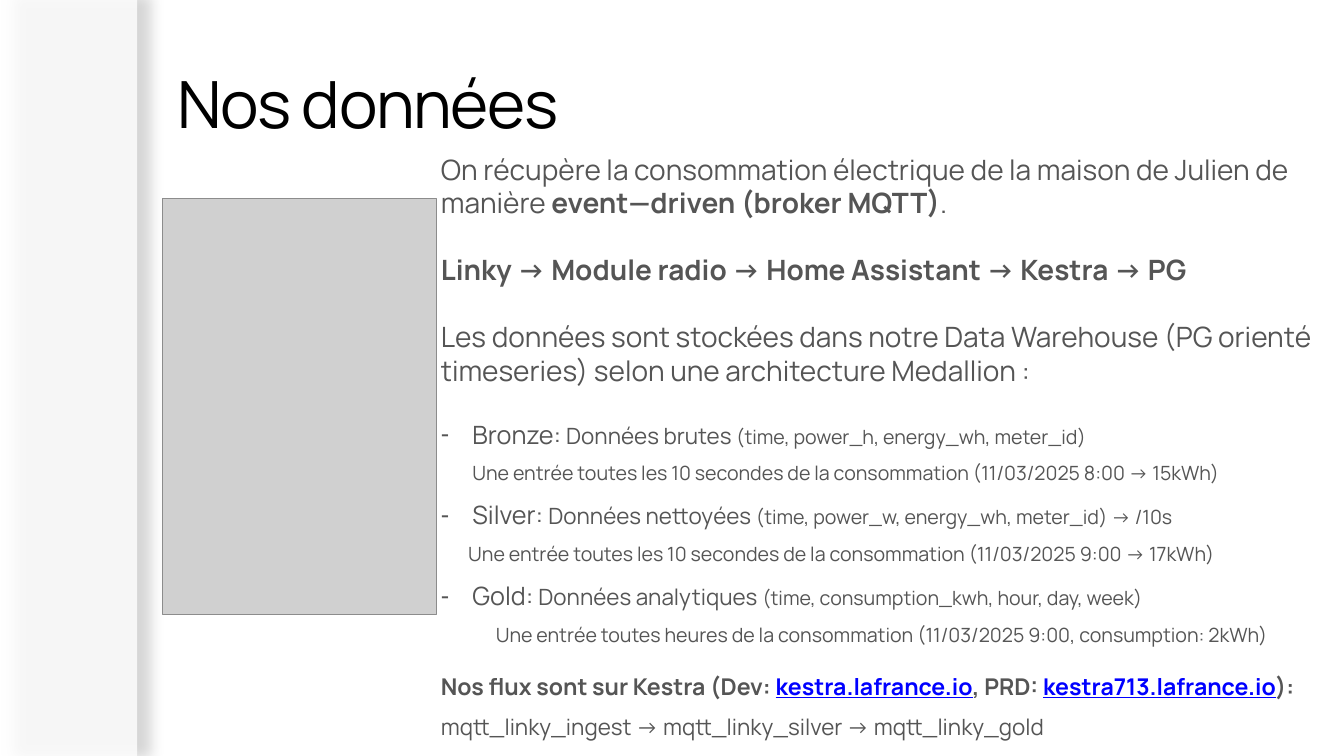
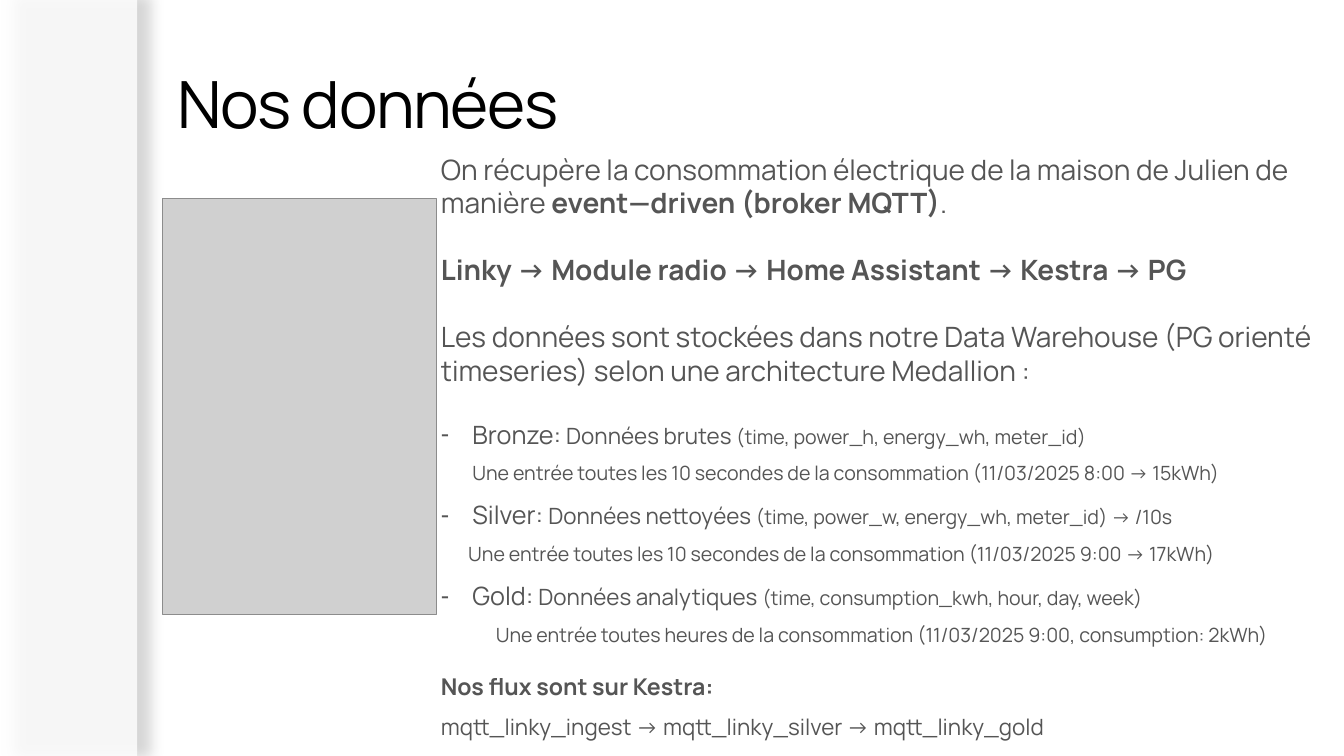
Before and after one commit to julienlafrance/Energy-rte-tempo-forecasting, a slide deck: slide 2 of Soutenance - MLOps.pptx. Drawn at 1344x756 pixels with LibreOffice and Linux fonts; fonts in the diff are those of the drawing; grey boxes stand for pictures; background and template pictures are left out. Boxes give left, top, right and bottom in pixels: in the first picture for what was removed or moved away, otherwise in the second. Text is boxed around its words. In the diff, an @@ line names an element or a change of style, - is before the commit and + after.

```diff
--- a/Soutenance - MLOps.pptx
+++ b/Soutenance - MLOps.pptx
@@ text at [441, 678, 714, 696]: text changed; text colour #0000FF to #555555 @@
-Nos flux sont sur Kestra (Dev: kestra.lafrance.io, PRD: kestra713.lafrance.io):
+Nos flux sont sur Kestra:
```
Also in this commit, not shown: 6 other slides changed, 1 slide added.
